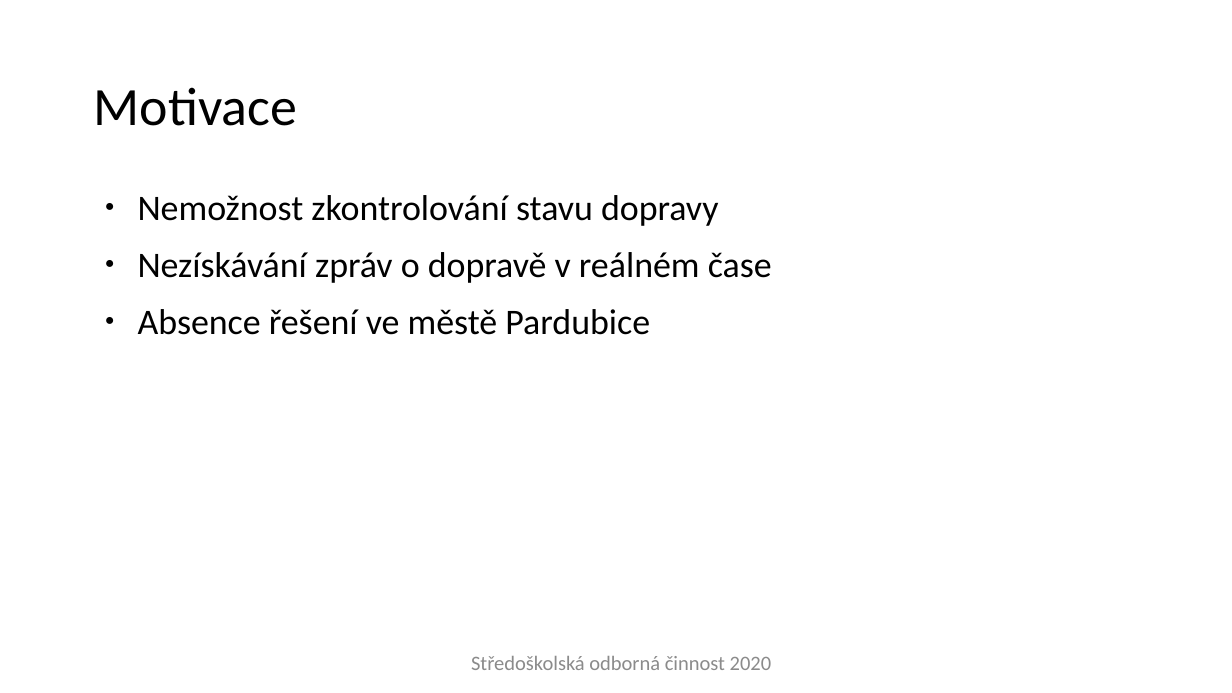
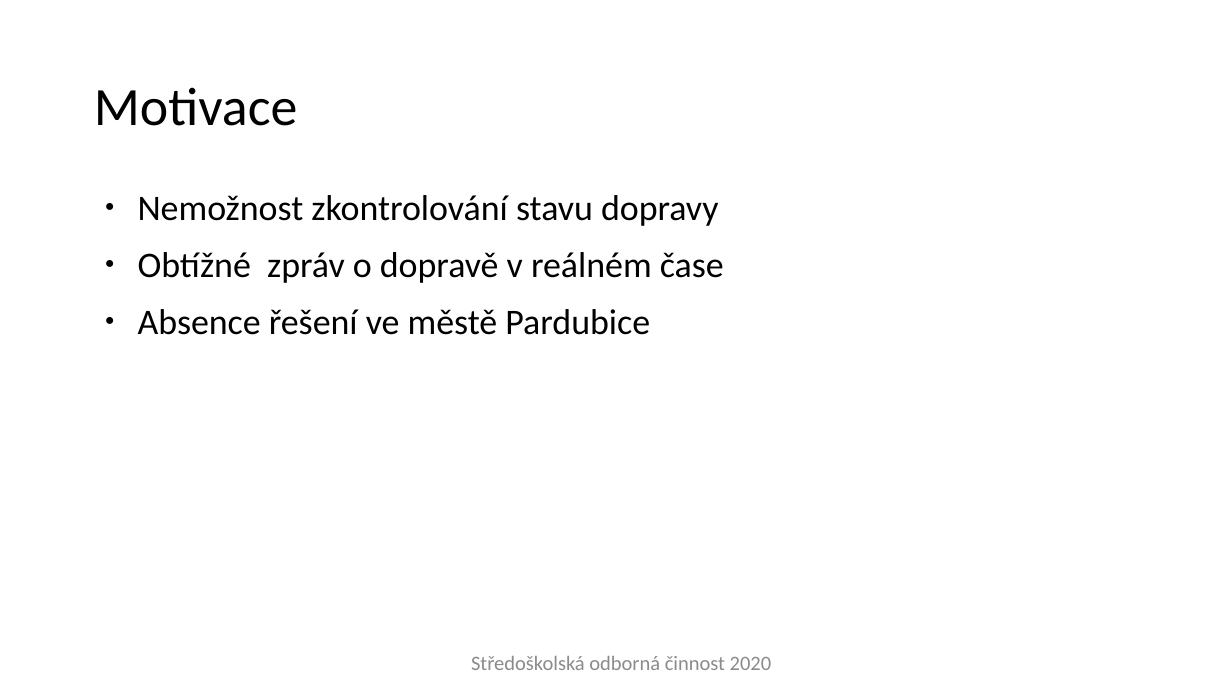
Before and after one commit to ProjectVHD/Dokumentace, a slide deck: slide 2 of Obhajoba.odp. Drawn at 1232x693 pixels with LibreOffice and Linux fonts; fonts in the diff are those of the drawing; background and template pictures are left out. Boxes give left, top, right and bottom in pixels: in the first picture for what was removed or moved away, otherwise in the second. Text is boxed around its words. In the diff, an @@ line names an element or a change of style, - is before the commit and + after.

```diff
--- a/Obhajoba.odp
+++ b/Obhajoba.odp
@@ text at [138,252,724,283]: text changed @@
-● Nezískávání zpráv o dopravě v reálném čase
+● Obtížné zpráv o dopravě v reálném čase
```
Also in this commit, not shown: 2 other slides changed, 2 slides added, 2 other files.
